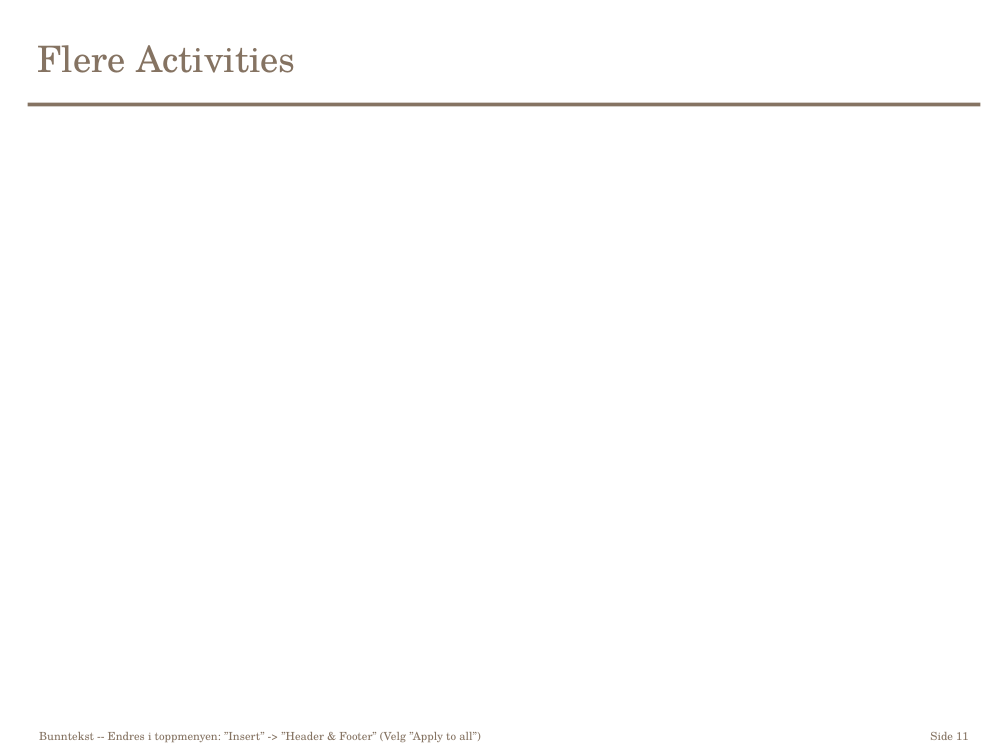
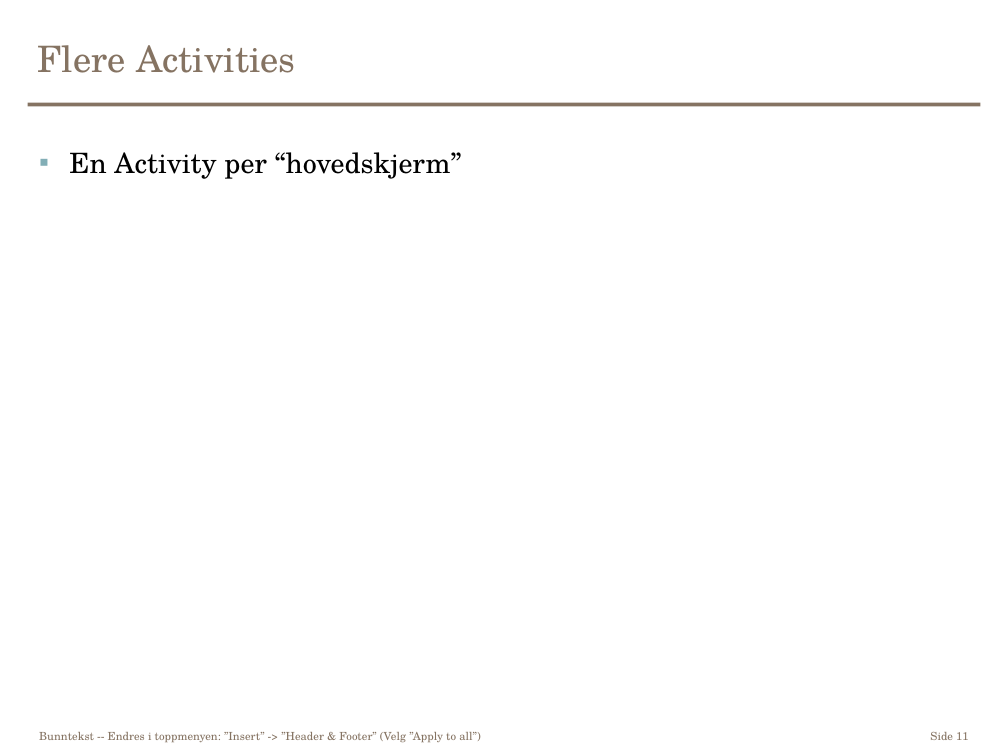
Before and after one commit to bekkopen/Android-kurs, a slide deck: slide 11 of presentasjon.potx. Drawn at 1008x756 pixels with LibreOffice and Linux fonts; fonts in the diff are those of the drawing. Boxes give left, top, right and bottom in pixels: in the first picture for what was removed or moved away, otherwise in the second. Text is boxed around its words. In the diff, an @@ line names an element or a change of style, - is before the commit and + after.

```diff
--- a/presentasjon.potx
+++ b/presentasjon.potx
@@ text added at box(69, 152, 462, 179), 20 pt, text #000000 @@
+▪ En Activity per “hovedskjerm”
```
Also in this commit, not shown: 1 other slide changed.
